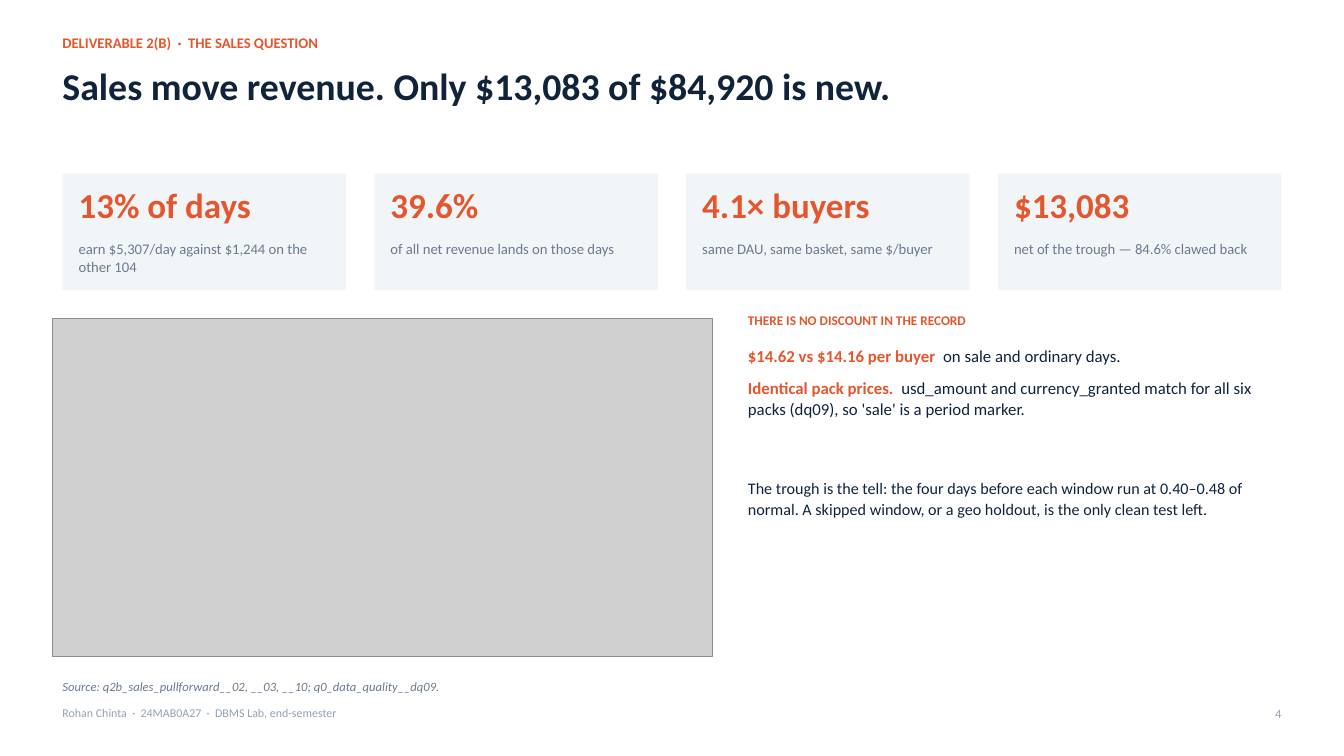
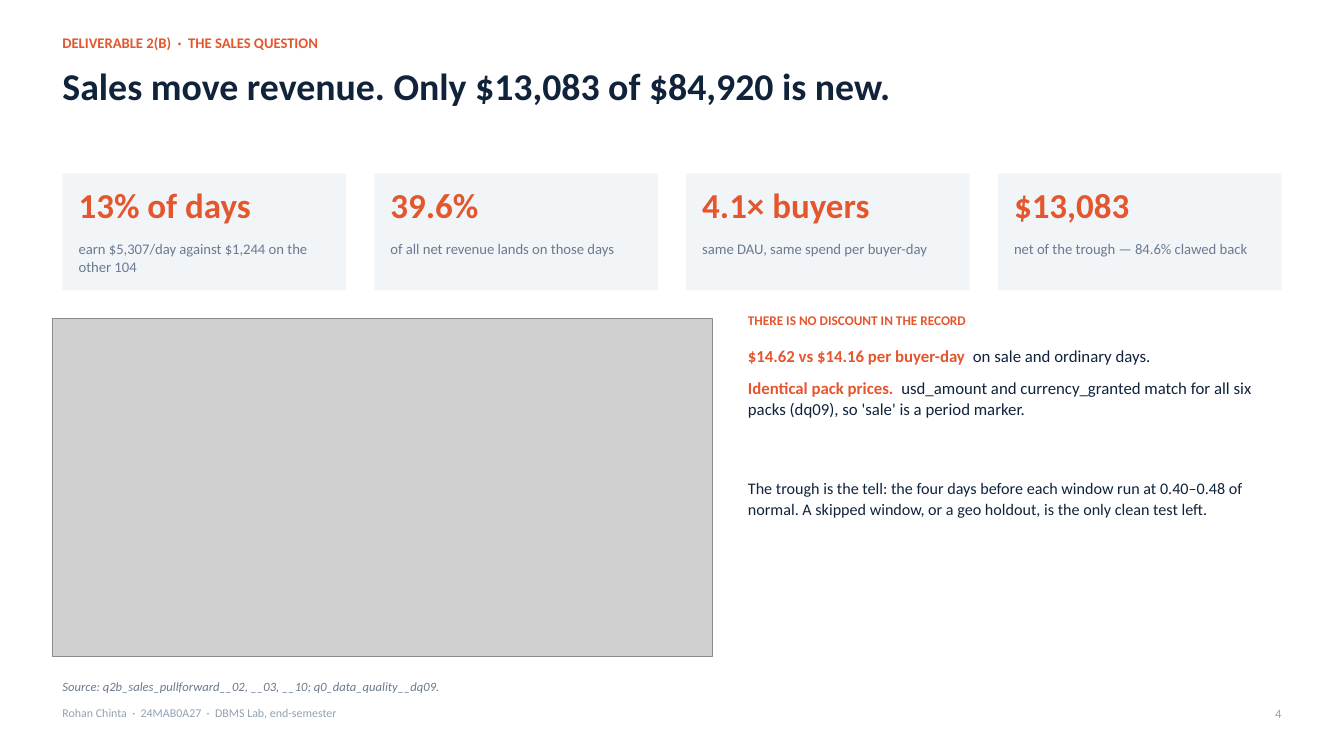
Before and after one commit to iistargazer/DBMS-Lab-Endsem-Assignment, a slide deck: slide 4 of deck/DBMS_EndSem_Deck.pptx. Drawn at 1344x756 pixels with LibreOffice and Linux fonts; fonts in the diff are those of the drawing; grey boxes stand for pictures. Boxes give left, top, right and bottom in pixels: in the first picture for what was removed or moved away, otherwise in the second. Text is boxed around its words. In the diff, an @@ line names an element or a change of style, - is before the commit and + after.

```diff
--- a/deck/DBMS_EndSem_Deck.pptx
+++ b/deck/DBMS_EndSem_Deck.pptx
@@ text at bbox=[702, 244, 927, 257]: text changed @@
-same DAU, same basket, same $/buyer
+same DAU, same spend per buyer-day
@@ text at bbox=[748, 350, 1151, 365]: text changed @@
-$14.62 vs $14.16 per buyer on sale and ordinary days.
+$14.62 vs $14.16 per buyer-day on sale and ordinary days.
```
Also in this commit, not shown: 2 other slides changed, 13 other files.
